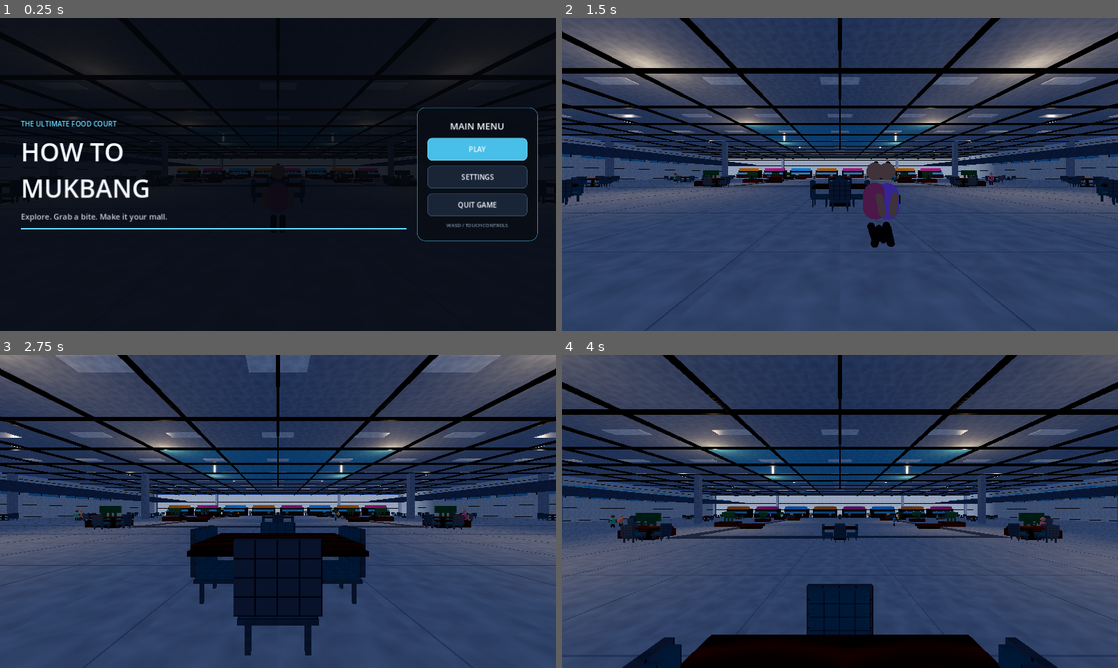
Above: before the commit, frames 1-4 (two rows, left to right).
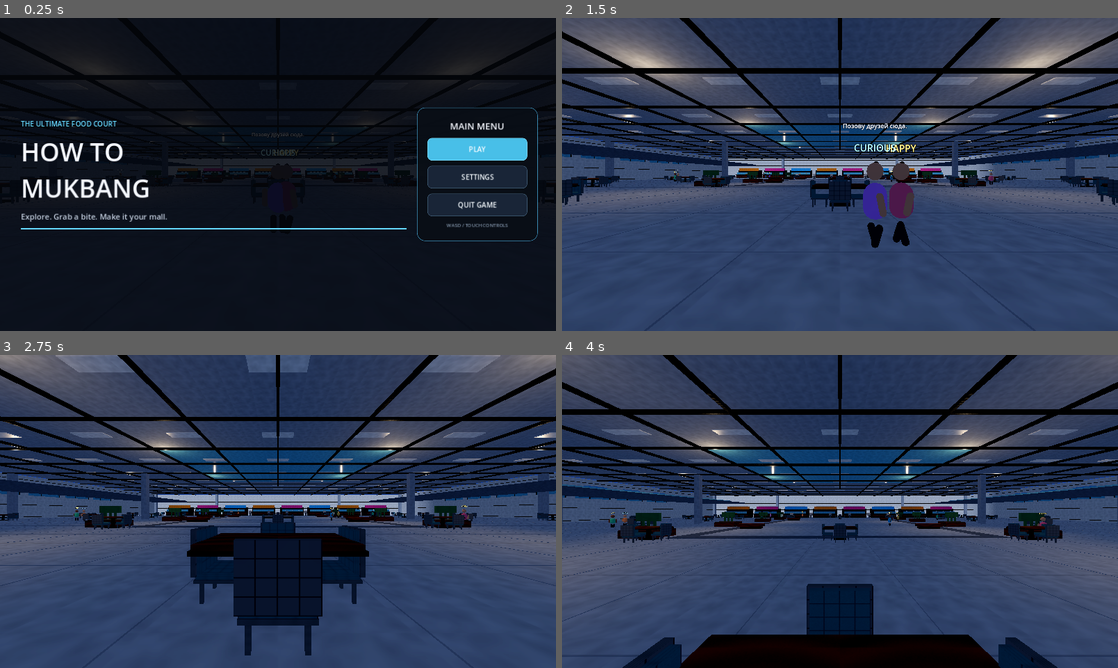
Above: after the commit, the same moments.

Repository: gggevego15-ui/How-to-MUKBANG
Game: Godot game, scene res://scenes/main.tscn
Same seed, same stepped clock (60 frames per second), same inputs: the game is played once before the commit and once after it.
Inputs (mouse positions are in pixels of both pictures, inside the frame that each line leads up to):
- Up to frame 1 (0.25 s): no input
- Up to frame 2 (1.5 s): click "PLAY" at 0.5 s; tap Enter at 1.25 s; move the mouse to (867, 174) at 1.27 s; hold Up (ui_up) from 1.28 s (still down); hold E from 1.28 s (still down)
- Up to frame 3 (2.75 s): keep holding Up (ui_up); tap Space at 1.52, 2.27 s; move the mouse to (250, 511) at 2.02 s; release E at 2.03 s; tap F at 2.1 s
- Up to frame 4 (4 s): keep holding Up (ui_up); move the mouse to (851, 505) at 2.77 s; hold Shift 2.78-3.53 s; move the mouse to (834, 517) at 3.52 s; tap E at 3.6 s; tap Space at 3.77 s

The runs differ from the first frame. In frame 1, 0.1% of the frame differs, in the area x 21-61%, y 36-52%; in frame 2, 1.8%, in the area x 20-78%, y 33-74%; in frame 3, less than 0.1%; in frame 4, less than 0.1%.

Commit message:
Add NPC emotions, dialogue and queue service logic

Diff:
--- a/scripts/npc_visitor.gd
+++ b/scripts/npc_visitor.gd
@@ -1,6 +1,5 @@
 extends Node3D
-## Lightweight animated visitor for the mobile mall scene.
-## Visitors use waypoint routes and intentionally have no physics bodies.
+## Lightweight animated mall visitor with mood labels, dialogue and a shared food queue.
 
 var waypoints: Array[Vector3] = []
 var walk_speed: float = 1.25
@@ -8,22 +7,48 @@
 var skin_color: Color = Color("d7a17e")
 var start_waypoint: int = 0
 
+# Queue visitors use a shared group per vendor so only the front person can order.
+var queue_mode: bool = false
+var queue_vendor_index: int = -1
+var queue_slot: int = 0
+var queue_waypoint_index: int = 0
+var service_waypoint_index: int = 1
+var queue_wait_seconds: float = 1.8
+var service_wait_seconds: float = 2.5
+
 var _target_index: int = 0
 var _pause_left: float = 0.0
+var _pause_action: String = ""
 var _phase: float = 0.0
+var _speech_left: float = 0.0
 var _body: MeshInstance3D
 var _left_leg: MeshInstance3D
 var _right_leg: MeshInstance3D
 var _left_arm: MeshInstance3D
 var _right_arm: MeshInstance3D
-var _outfit_material: StandardMaterial3D
+var _emotion_label: Label3D
+var _speech_label: Label3D
+
+var _casual_lines: Array[String] = [
+	"Привет!", "Куда дальше?", "Здесь так уютно.", "Пахнет вкусно!",
+	"Надо выбрать что-нибудь.", "Вау, сколько еды!", "Позову друзей сюда."
+]
+var _queue_lines: Array[String] = [
+	"Что сегодня заказать?", "Ммм, пахнет бургером!", "Я уже проголодался.",
+	"Надеюсь, очередь быстрая.", "Возьму что-нибудь вкусное!"
+]
 
 func _ready() -> void:
 	_target_index = posmod(start_waypoint, maxi(waypoints.size(), 1))
 	_phase = float(get_instance_id() % 100) * 0.11
-	_outfit_material = StandardMaterial3D.new()
-	_outfit_material.albedo_color = outfit_color
-	_outfit_material.roughness = 0.82
+	set_meta("queue_waiting", false)
+	set_meta("queue_serving", false)
+	if queue_mode:
+		add_to_group("food_queue_vendor_%d" % queue_vendor_index)
+
+	var outfit := StandardMaterial3D.new()
+	outfit.albedo_color = outfit_color
+	outfit.roughness = 0.82
 	var skin := StandardMaterial3D.new()
 	skin.albedo_color = skin_color
 	skin.roughness = 0.9
@@ -31,22 +56,45 @@
 	shoes.albedo_color = Color("202634")
 	shoes.roughness = 0.8
 
-	_body = _capsule_part("Body", 0.27, 0.78, Vector3(0, 1.02, 0), _outfit_material)
+	_body = _capsule_part("Body", 0.27, 0.78, Vector3(0, 1.02, 0), outfit)
 	_capsule_part("Head", 0.19, 0.38, Vector3(0, 1.68, 0), skin)
 	_capsule_part("Hair", 0.195, 0.12, Vector3(0, 1.84, -0.025), shoes)
 	_left_leg = _capsule_part("LeftLeg", 0.085, 0.48, Vector3(-0.115, 0.34, 0), shoes)
 	_right_leg = _capsule_part("RightLeg", 0.085, 0.48, Vector3(0.115, 0.34, 0), shoes)
 	_left_arm = _capsule_part("LeftArm", 0.075, 0.48, Vector3(-0.34, 1.02, 0), skin)
 	_right_arm = _capsule_part("RightArm", 0.075, 0.48, Vector3(0.34, 1.02, 0), skin)
-	# A small contrasting panel makes silhouettes readable in the dim mall.
-	var badge := MeshInstance3D.new()
-	badge.name = "ShirtDetail"
-	var badge_mesh := BoxMesh.new()
-	badge_mesh.size = Vector3(0.09, 0.18, 0.025)
-	badge.mesh = badge_mesh
-	badge.position = Vector3(0, 1.08, -0.276)
-	badge.material_override = shoes
-	add_child(badge)
+
+	_emotion_label = Label3D.new()
+	_emotion_label.name = "Emotion"
+	_emotion_label.position = Vector3(0, 2.18, 0)
+	_emotion_label.billboard = BaseMaterial3D.BILLBOARD_ENABLED
+	_emotion_label.font_size = 34
+	_emotion_label.pixel_size = 0.006
+	_emotion_label.outline_size = 7
+	_emotion_label.modulate = Color("ffe07a")
+	_emotion_label.horizontal_alignment = HORIZONTAL_ALIGNMENT_CENTER
+	_emotion_label.text = "HAPPY"
+	add_child(_emotion_label)
+
+	_speech_label = Label3D.new()
+	_speech_label.name = "DialogueBubble"
+	_speech_label.position = Vector3(0, 2.65, 0)
+	_speech_label.billboard = BaseMaterial3D.BILLBOARD_ENABLED
+	_speech_label.font_size = 26
+	_speech_label.pixel_size = 0.005
+	_speech_label.outline_size = 8
+	_speech_label.outline_modulate = Color(0.05, 0.07, 0.1, 0.95)
+	_speech_label.modulate = Color("f4f7ff")
+	_speech_label.horizontal_alignment = HORIZONTAL_ALIGNMENT_CENTER
+	_speech_label.visible = false
+	add_child(_speech_label)
+
+	if queue_mode and _target_index == queue_waypoint_index:
+		set_meta("queue_waiting", true)
+		_set_emotion("HUNGRY", Color("ffbf70"))
+		_say(_queue_lines[posmod(queue_slot, _queue_lines.size())], 2.5)
+		_pause_left = queue_wait_seconds + float(queue_slot) * 0.25
+		_pause_action = "queue"
 
 func _capsule_part(label: String, radius: float, height: float, part_position: Vector3, material: Material) -> MeshInstance3D:
 	var part := MeshInstance3D.new()
@@ -64,26 +112,98 @@
 
 func _process(delta: float) -> void:
 	_phase += delta * 8.0
+	if _speech_left > 0.0:
+		_speech_left -= delta
+		if _speech_left <= 0.0 and _speech_label != null:
+			_speech_label.visible = false
 	if waypoints.size() < 2:
 		return
 	if _pause_left > 0.0:
 		_pause_left -= delta
 		_set_walk_pose(0.0)
-		return
+		if _pause_left <= 0.0:
+			_finish_pause()
+		return
+
 	var target := waypoints[_target_index]
 	var offset := target - global_position
 	offset.y = 0.0
 	var distance := offset.length()
 	if distance < 0.32:
+		if queue_mode and _target_index == queue_waypoint_index:
+			set_meta("queue_waiting", true)
+			_set_emotion("HUNGRY", Color("ffbf70"))
+			_say(_queue_lines[randi_range(0, _queue_lines.size() - 1)], 2.4)
+			_pause_left = queue_wait_seconds + float(queue_slot) * 0.25
+			_pause_action = "queue"
+			return
+		if queue_mode and _target_index == service_waypoint_index:
+			if not _queue_can_serve():
+				if _speech_left <= 0.0:
+					_set_emotion("IMPATIENT", Color("ff9b61"))
+					_say("Скоро моя очередь...", 1.8)
+				_pause_left = 0.3
+				_pause_action = "hold"
+				return
+			set_meta("queue_waiting", false)
+			set_meta("queue_serving", true)
+			_set_emotion("EXCITED", Color("a6ffc8"))
+			_say("Ура! Заказываю!", service_wait_seconds)
+			_pause_left = service_wait_seconds
+			_pause_action = "service"
+			return
+
 		_target_index = (_target_index + 1) % waypoints.size()
-		# Short pauses feel like people looking at menus or window displays.
-		if int(_target_index + get_instance_id()) % 4 == 0:
-			_pause_left = 0.65
-		return
+		if not queue_mode and randi_range(0, 4) == 0:
+			_set_emotion("CURIOUS", Color("9ce7ff"))
+			_say(_casual_lines[randi_range(0, _casual_lines.size() - 1)], 2.2)
+			_pause_left = 0.7 + randf() * 0.8
+			_pause_action = "wander"
+		return
+
 	var direction := offset / distance
 	global_position += direction * walk_speed * delta
 	rotation.y = lerp_angle(rotation.y, atan2(-direction.x, -direction.z), minf(delta * 5.0, 1.0))
 	_set_walk_pose(1.0)
+
+func _queue_can_serve() -> bool:
+	if not queue_mode:
+		return true
+	for other in get_tree().get_nodes_in_group("food_queue_vendor_%d" % queue_vendor_index):
+		if other == self or not is_instance_valid(other):
+			continue
+		if bool(other.get_meta("queue_serving", false)):
+			return false
+		if int(other.get("queue_slot")) < queue_slot and bool(other.get_meta("queue_waiting", false)):
+			return false
+	return true
+
+func _finish_pause() -> void:
+	match _pause_action:
+		"queue":
+			_target_index = (_target_index + 1) % waypoints.size()
+		"service":
+			set_meta("queue_serving", false)
+			_target_index = (_target_index + 1) % waypoints.size()
+			_set_emotion("HAPPY", Color("a6ffc8"))
+			_say("Спасибо! Отличный выбор.", 2.0)
+		"hold":
+			pass
+		"wander":
+			pass
+	_pause_action = ""
+
+func _set_emotion(label: String, color: Color) -> void:
+	if _emotion_label != null:
+		_emotion_label.text = label
+		_emotion_label.modulate = color
+
+func _say(line: String, duration: float) -> void:
+	if _speech_label == null:
+		return
+	_speech_label.text = line
+	_speech_label.visible = true
+	_speech_left = duration
 
 func _set_walk_pose(amount: float) -> void:
 	var swing := sin(_phase) * 0.32 * amount
